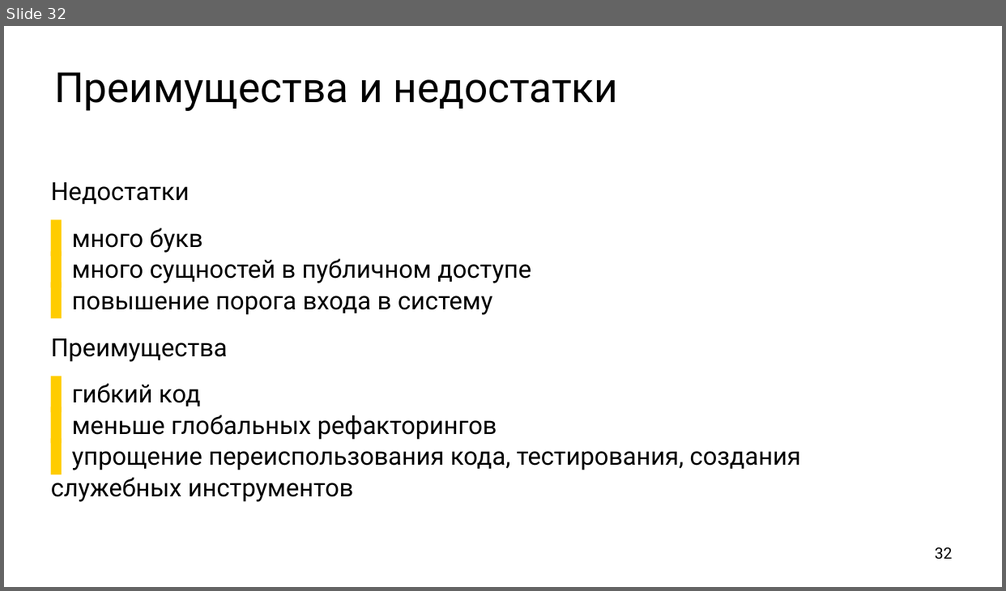
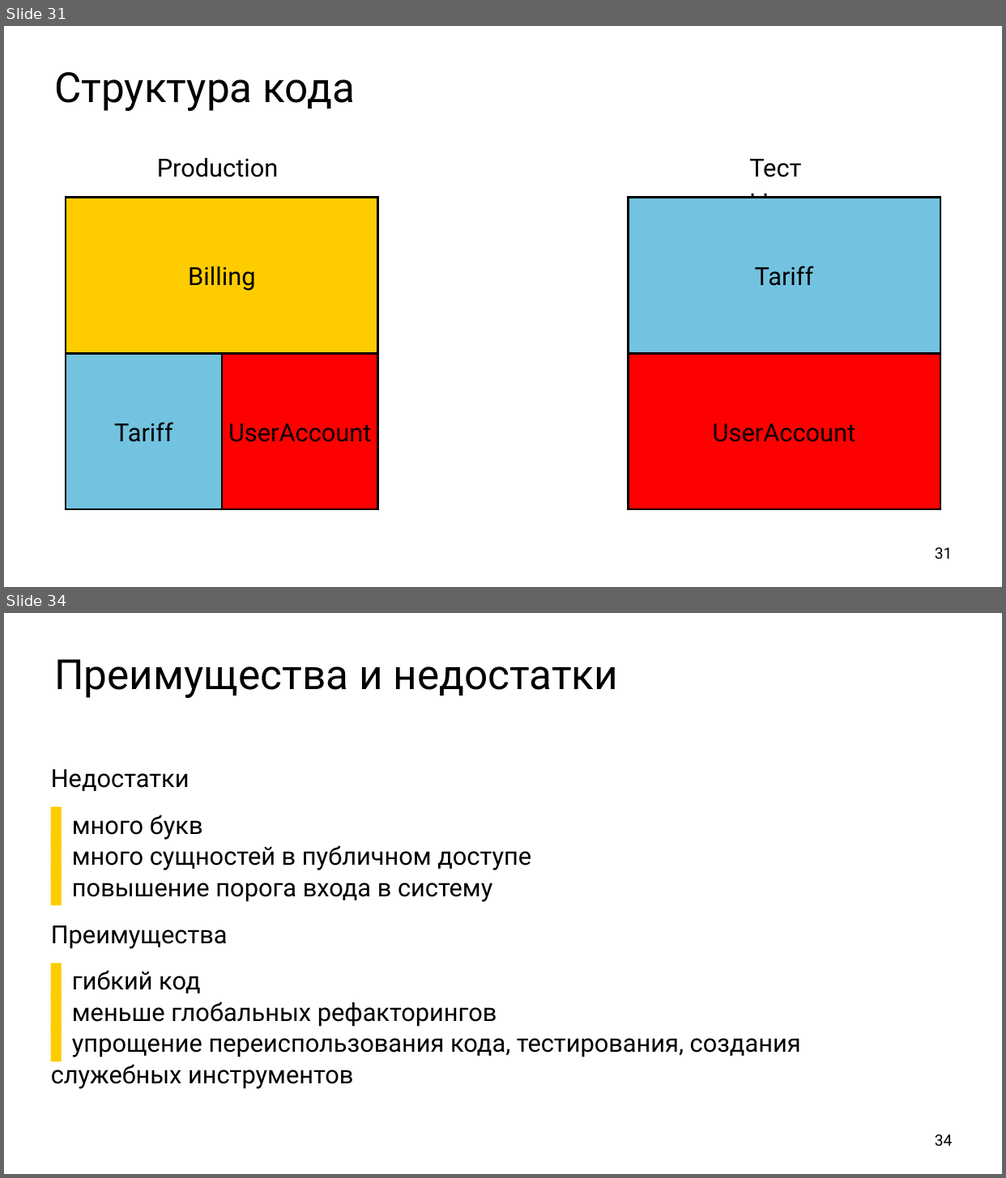
Before and after one commit to ishfb/cpprus17, a slide deck: slides.pptx. Shown one above the other, each under a label of ours: slide 32 before the commit, slides 31 and 34 after it; the slides between them are not shown. The pictures are 1006x591 and 1006x1178 pixels, drawn with LibreOffice and Linux fonts; fonts in the diff are those of the drawing. Boxes give left, top, right and bottom in pixels: in the first picture for what was removed or moved away, otherwise in the second. Text is boxed around its words. In the diff, an @@ line names an element or a change of style, - is before the commit and + after.

```diff
--- a/slides.pptx
+++ b/slides.pptx
@@ slide 31 added at box(4, 26, 1002, 587), background #FFFFFF @@
@@ title added at box(54, 72, 355, 111), 80 pt, text #000000 @@
+Структура кода
@@ text added at box(157, 158, 279, 177), 48 pt, text #000000 @@
+Production
@@ text added at box(746, 151, 822, 185), 48 pt, text #000000 @@
+Тесты
@@ rectangle added at box(66, 198, 378, 510), outline #000000 4 pt @@
@@ rectangle added at box(66, 198, 378, 353), fill #FFCC00, outline #000000 4 pt, 48 pt, text #000000 @@
+Billing
@@ rectangle added at box(628, 198, 940, 510), outline #000000 4 pt @@
@@ rectangle added at box(628, 198, 940, 353), fill #72C3E0, outline #000000 4 pt, 48 pt, text #000000 @@
+Tariff
@@ rectangle added at box(66, 353, 222, 510), fill #72C3E0, outline #000000 4 pt, 48 pt, text #000000 @@
+Tariff
@@ rectangle added at box(222, 353, 378, 510), fill #FF0000, outline #000000 4 pt, 48 pt, text #000000 @@
+UserAccount
@@ rectangle added at box(628, 353, 940, 510), fill #FF0000, outline #000000 4 pt, 48 pt, text #000000 @@
+UserAccount
@@ page number added at box(935, 548, 953, 559), 30 pt, text #000000 @@
+31
@@ what was slide 32 is now slide 34 @@
@@ page number at box(935, 1135, 953, 1146): text changed @@
-32
+34
```
Also in this commit, not shown: 5 slides changed, 2 other slides added, 1 slide removed.
